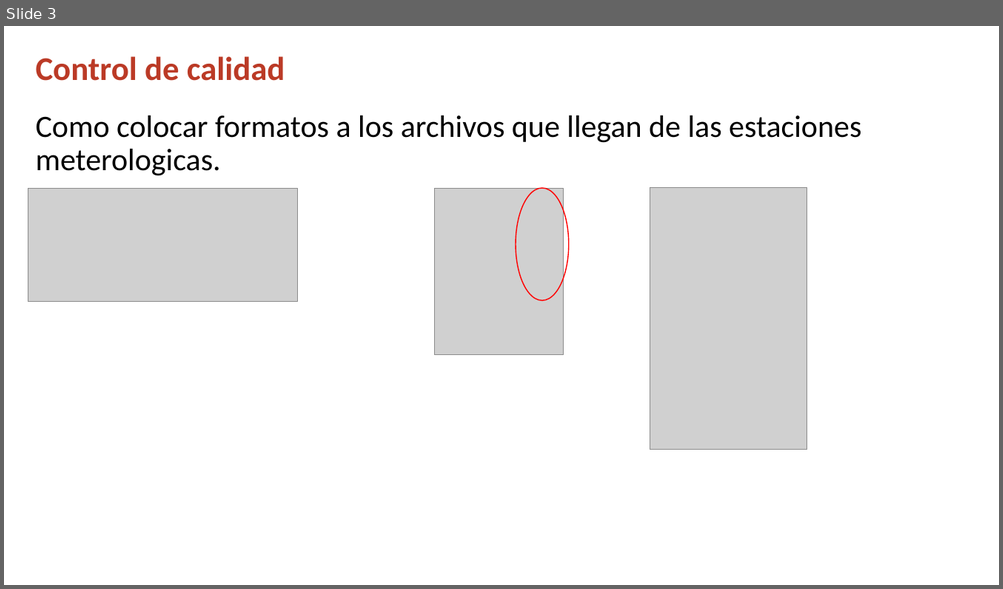
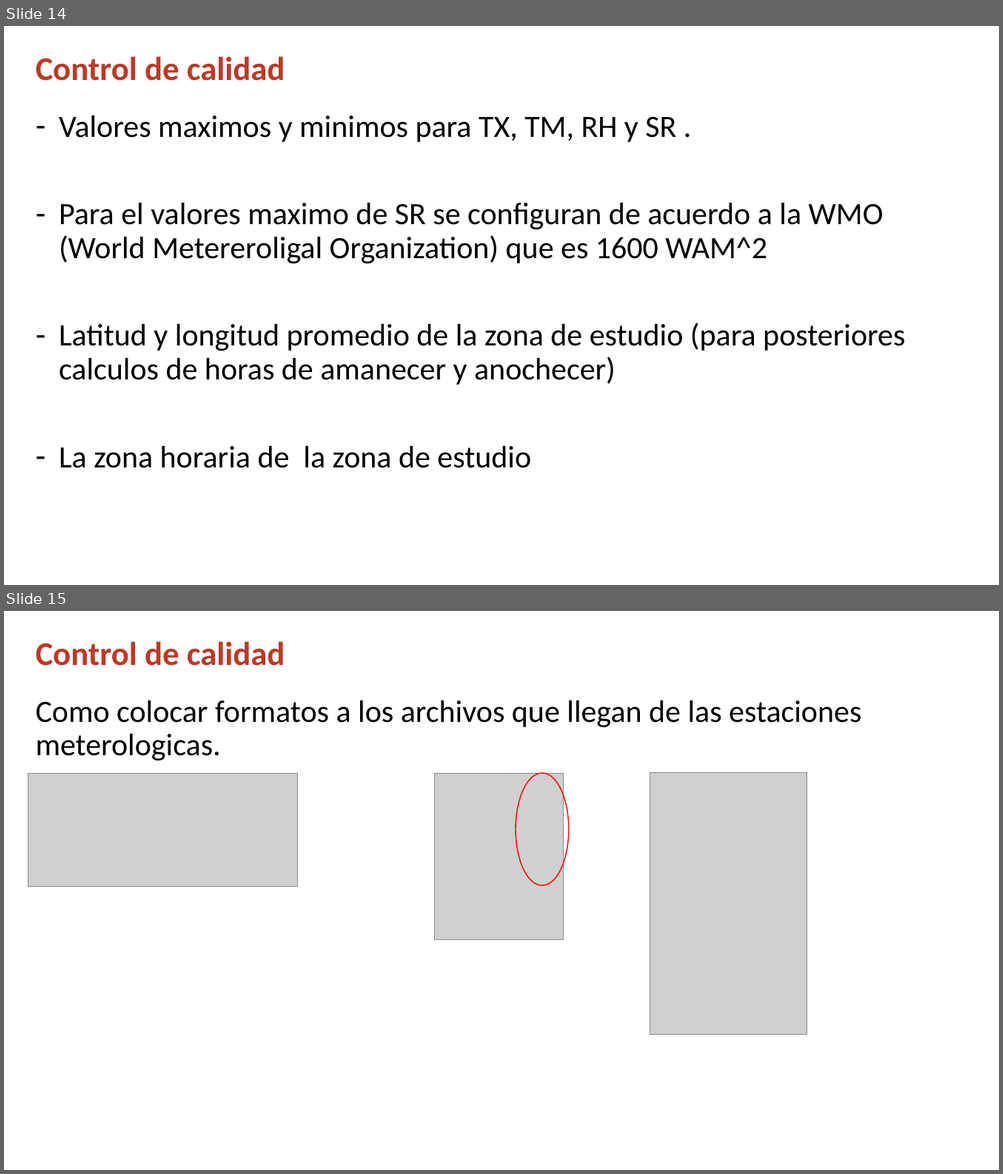
Before and after one commit to j-river1/taller_honduras, a slide deck: DIA_2/Procesamiento_de_datos_faltantes.pptx. Shown one above the other, each under a label of ours: slide 3 before the commit, slides 14 and 15 after it. The pictures are 1003x589 and 1003x1174 pixels, drawn with LibreOffice and Linux fonts; fonts in the diff are those of the drawing; grey boxes stand for pictures; background and template pictures are left out. Boxes give left, top, right and bottom in pixels: in the first picture for what was removed or moved away, otherwise in the second. Text is boxed around its words. In the diff, an @@ line names an element or a change of style, - is before the commit and + after.

```diff
--- a/DIA_2/Procesamiento_de_datos_faltantes.pptx
+++ b/DIA_2/Procesamiento_de_datos_faltantes.pptx
@@ slide 14 added at (4,26,999,585), background #FFFFFF @@
@@ title added at (36,56,285,81), 32 pt, text #BB3A26, bold @@
+Control de calidad
@@ text added at (59,116,905,469), 30 pt, text #000000 @@
+– Valores maximos y minimos para TX, TM, RH y SR .
+– Para el valores maximo de SR se configuran de acuerdo a la WMO (World Metereroligal Organization) que es 1600 WAM^2
+– Latitud y longitud promedio de la zona de estudio (para posteriores calculos de horas de amanecer y anochecer)
+– La zona horaria de la zona de estudio
@@ what was slide 3 is now slide 15 @@
```
Also in this commit, not shown: 1 slide changed, 11 other slides added.
